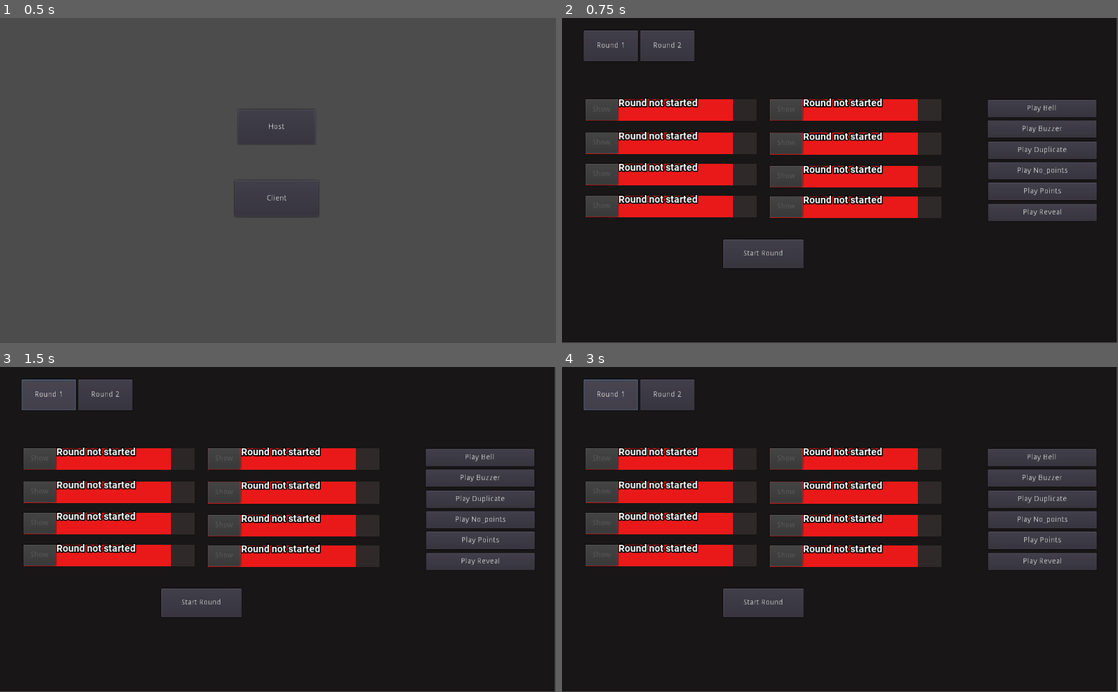
Above: before the commit, frames 1-4 (two rows, left to right).
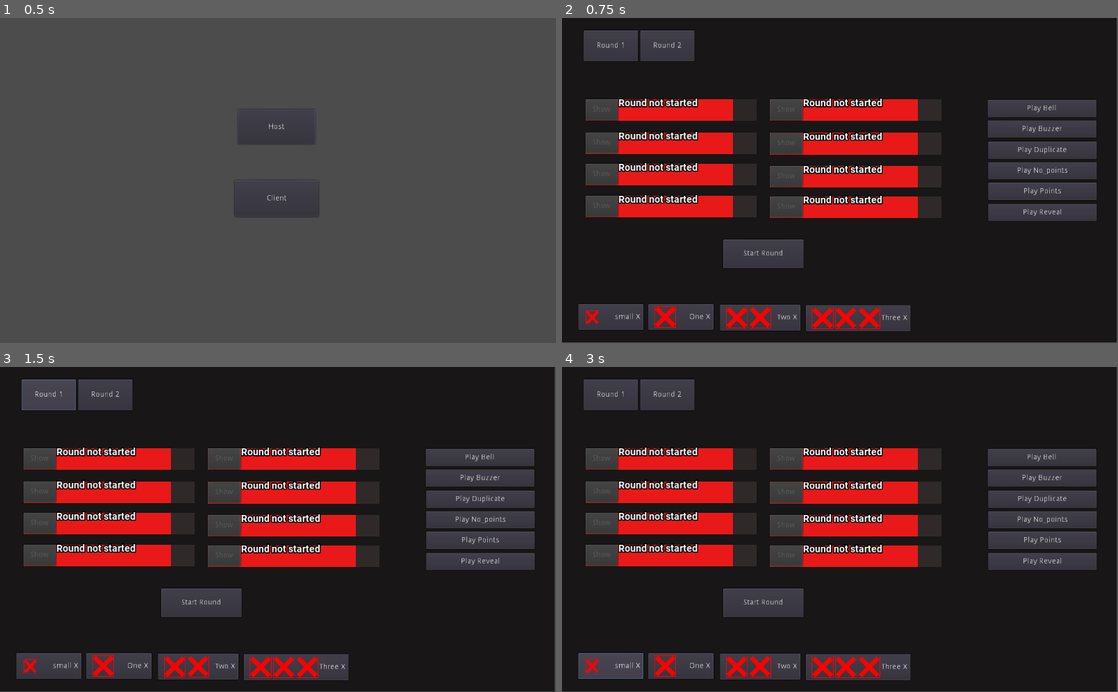
Above: after the commit, the same moments.

Repository: BlueM2ST/HalconFeud
Game: Godot game, scene res://Scenes/Main.tscn
The game is run twice, just before and just after one commit, with the same random seed, the same clock (stepped at 60 frames per second) and the same inputs.
Inputs:
- Up to frame 1 (0.5 s): no input
- Up to frame 2 (0.75 s): click "Host" at 0.5 s
- Up to frame 3 (1.5 s): click "Round 1" at 1.25 s
- Up to frame 4 (3 s): click "Round 2" at 2 s; click "Round 1" (after the commit: "small X") at 2.75 s

Frame 1 is identical in both runs. In frame 2, 4.5% of the frame differs, in the area x 3-63%, y 88-97%; in frame 3, 4.5%; in frame 4, 4.6%, in the area x 2-63%, y 3-97%.
Error before the commit: Attempt to call function 'get_children' in base 'null instance' on a null instance. (res://Scripts/host.gd:21)

Commit message:
Updated scene

Diff:
--- a/Scenes/Main.tscn
+++ b/Scenes/Main.tscn
@@ -10,6 +10,7 @@
 [ext_resource path="res://Images/square.png" type="Texture" id=8]
 [ext_resource path="res://Images/answerRect.png" type="Texture" id=9]
 [ext_resource path="res://Images/circle.png" type="Texture" id=10]
+[ext_resource path="res://Images/wrong.png" type="Texture" id=11]
 [ext_resource path="res://Images/FamilyFeud_PurpleBG.jpg" type="Texture" id=12]
 [ext_resource path="res://Scripts/host.gd" type="Script" id=14]
 [ext_resource path="res://Scripts/client.gd" type="Script" id=15]
@@ -630,7 +631,7 @@
 margin_bottom = 0.48999
 color = Color( 0.321569, 0.239216, 0.890196, 1 )
 
-[node name="RichTextLabel" type="RichTextLabel" parent="Client/Board/RoundScore"]
+[node name="ScoreText" type="RichTextLabel" parent="Client/Board/RoundScore"]
 anchor_left = 0.01
 anchor_top = 0.12
 anchor_right = 0.975
@@ -644,6 +645,78 @@
 bbcode_text = "[center]0[/center]"
 text = "0"
 
+[node name="XDisplay" type="Control" parent="Client"]
+margin_right = 1025.0
+margin_bottom = 603.0
+
+[node name="1" type="TextureRect" parent="Client/XDisplay"]
+visible = false
+margin_left = 448.0
+margin_top = 231.0
+margin_right = 587.0
+margin_bottom = 369.0
+texture = ExtResource( 11 )
+expand = true
+
+[node name="2" type="TextureRect" parent="Client/XDisplay"]
+visible = false
+margin_left = 400.0
+margin_top = 188.0
+margin_right = 640.0
+margin_bottom = 426.0
+texture = ExtResource( 11 )
+expand = true
+
+[node name="3" type="Control" parent="Client/XDisplay"]
+visible = false
+margin_right = 40.0
+margin_bottom = 40.0
+
+[node name="1" type="TextureRect" parent="Client/XDisplay/3"]
+margin_left = 257.0
+margin_top = 189.0
+margin_right = 497.0
+margin_bottom = 427.0
+texture = ExtResource( 11 )
+expand = true
+
+[node name="2" type="TextureRect" parent="Client/XDisplay/3"]
+margin_left = 530.0
+margin_top = 191.0
+margin_right = 770.0
+margin_bottom = 429.0
+texture = ExtResource( 11 )
+expand = true
+
+[node name="4" type="Control" parent="Client/XDisplay"]
+visible = false
+margin_right = 40.0
+margin_bottom = 40.0
+
+[node name="1" type="TextureRect" parent="Client/XDisplay/4"]
+margin_left = 395.0
+margin_top = 190.0
+margin_right = 635.0
+margin_bottom = 428.0
+texture = ExtResource( 11 )
+expand = true
+
+[node name="2" type="TextureRect" parent="Client/XDisplay/4"]
+margin_left = 145.0
+margin_top = 189.0
+margin_right = 385.0
+margin_bottom = 427.0
+texture = ExtResource( 11 )
+expand = true
+
+[node name="3" type="TextureRect" parent="Client/XDisplay/4"]
+margin_left = 644.0
+margin_top = 191.0
+margin_right = 884.0
+margin_bottom = 429.0
+texture = ExtResource( 11 )
+expand = true
+
 [node name="Host" type="Control" parent="."]
 visible = false
 anchor_right = 1.003
@@ -1014,6 +1087,98 @@
 margin_right = 987.0
 margin_bottom = 80.0
 
+[node name="XButtons" type="Control" parent="Host"]
+margin_right = 40.0
+margin_bottom = 40.0
+
+[node name="1" type="Button" parent="Host/XButtons"]
+margin_left = 30.0
+margin_top = 528.0
+margin_right = 150.0
+margin_bottom = 576.0
+text = "small X"
+align = 2
+
+[node name="TextureRect" type="TextureRect" parent="Host/XButtons/1"]
+margin_left = 14.0
+margin_top = 12.0
+margin_right = 38.0
+margin_bottom = 38.0
+texture = ExtResource( 11 )
+expand = true
+
+[node name="2" type="Button" parent="Host/XButtons"]
+margin_left = 159.0
+margin_top = 528.0
+margin_right = 279.0
+margin_bottom = 576.0
+text = "One X"
+align = 2
+
+[node name="TextureRect" type="TextureRect" parent="Host/XButtons/2"]
+margin_left = 11.0
+margin_top = 4.0
+margin_right = 51.0
+margin_bottom = 44.0
+texture = ExtResource( 11 )
+expand = true
+
+[node name="3" type="Button" parent="Host/XButtons"]
+margin_left = 291.0
+margin_top = 529.0
+margin_right = 439.0
+margin_bottom = 577.0
+text = "Two X"
+align = 2
+
+[node name="TextureRect" type="TextureRect" parent="Host/XButtons/3"]
+margin_left = 11.0
+margin_top = 4.0
+margin_right = 51.0
+margin_bottom = 44.0
+texture = ExtResource( 11 )
+expand = true
+
+[node name="TextureRect2" type="TextureRect" parent="Host/XButtons/3"]
+margin_left = 54.0
+margin_top = 4.0
+margin_right = 94.0
+margin_bottom = 44.0
+texture = ExtResource( 11 )
+expand = true
+
+[node name="4" type="Button" parent="Host/XButtons"]
+margin_left = 449.0
+margin_top = 530.0
+margin_right = 642.0
+margin_bottom = 578.0
+text = "Three X"
+align = 2
+
+[node name="TextureRect" type="TextureRect" parent="Host/XButtons/4"]
+margin_left = 11.0
+margin_top = 4.0
+margin_right = 51.0
+margin_bottom = 44.0
+texture = ExtResource( 11 )
+expand = true
+
+[node name="TextureRect2" type="TextureRect" parent="Host/XButtons/4"]
+margin_left = 54.0
+margin_top = 4.0
+margin_right = 94.0
+margin_bottom = 44.0
+texture = ExtResource( 11 )
+expand = true
+
+[node name="TextureRect3" type="TextureRect" parent="Host/XButtons/4"]
+margin_left = 97.0
+margin_top = 4.0
+margin_right = 137.0
+margin_bottom = 44.0
+texture = ExtResource( 11 )
+expand = true
+
 [node name="Init" type="Control" parent="."]
 margin_right = 1029.0
 margin_bottom = 601.0
Not shown: 1 places in Scenes/Main.tscn that only renumber resources
